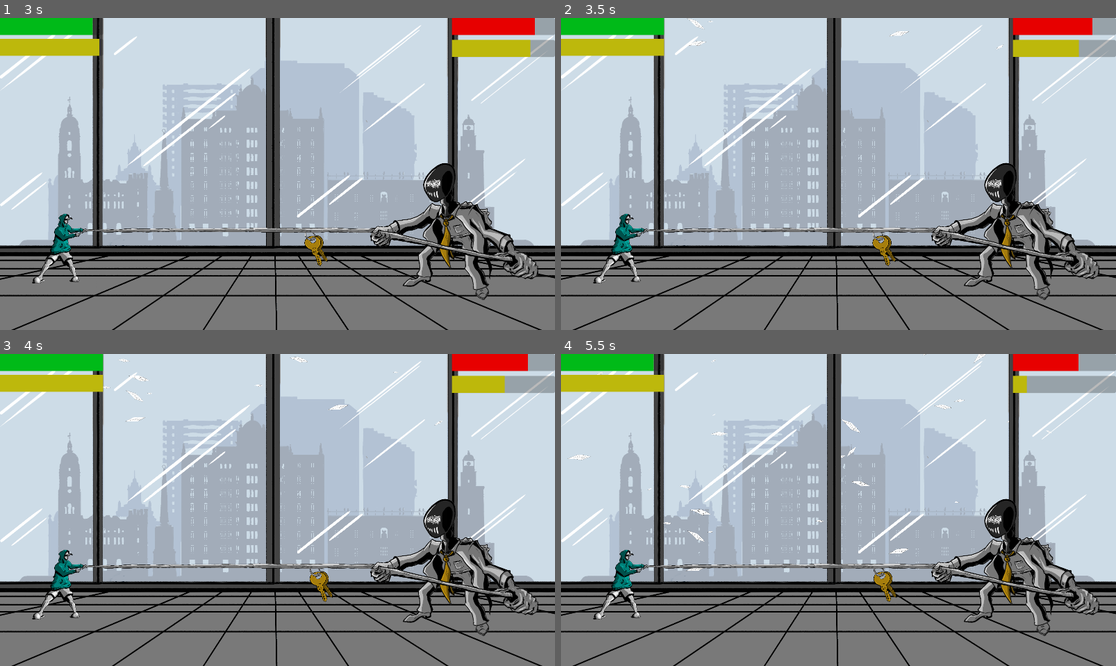
Above: before the commit, frames 1-4 (two rows, left to right).
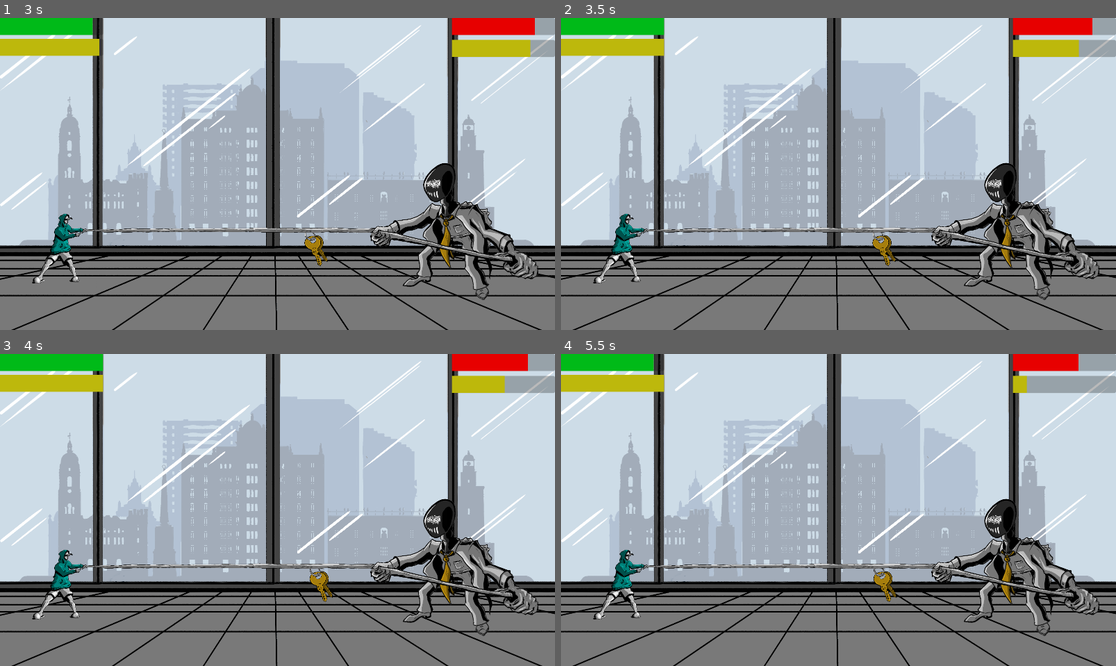
Above: after the commit, the same moments.

Repository: Xiphereal/CivisJam
Game: Godot game, scene res://scenes/intro.tscn
The game is run twice, just before and just after one commit, with the same random seed, the same clock (stepped at 60 frames per second) and the same inputs. Video files are missing from this copy of the repository; at most half a second of black plays in their place.
Inputs (mouse positions are in pixels of both pictures, inside the frame that each line leads up to):
- Up to frame 1 (3 s): move the mouse to (399, 158) at 0.52 s; click (399, 158) at 0.6 s; move the mouse to (166, 189) at 1.27 s; click (166, 189) at 1.35 s; move the mouse to (333, 105) at 2.02 s; click (333, 105) at 2.1 s; move the mouse to (249, 236) at 2.77 s; click (249, 236) at 2.85 s
- Up to frame 2 (3.5 s): no input
- Up to frame 3 (4 s): move the mouse to (444, 556) at 3.52 s; click (444, 556) at 3.6 s
- Up to frame 4 (5.5 s): move the mouse to (672, 463) at 4.27 s; click (672, 463) at 4.35 s; move the mouse to (866, 510) at 5.02 s; click (866, 510) at 5.1 s

Frame 1 is identical in both runs. In frame 2, 0.1% of the frame differs, in the area x 22-80%, y 0-11%; in frame 3, 0.2%; in frame 4, 0.4%, in the area x 1-89%, y 0-70%.

Commit message:
feat: update intro video

Diff:
--- a/scenes/intro.tscn
+++ b/scenes/intro.tscn
@@ -1,14 +1,16 @@
 [gd_scene load_steps=3 format=3 uid="uid://b323c444vabsh"]
 
-[ext_resource type="VideoStream" path="res://art/intro.ogv" id="1_v2chq"]
 [ext_resource type="Script" path="res://scenes/intro.gd" id="2_7niog"]
+
+[sub_resource type="VideoStreamTheora" id="VideoStreamTheora_vlqow"]
+file = "res://art/intro.ogv"
 
 [node name="Intro" type="CanvasLayer"]
 
 [node name="VideoStreamPlayer" type="VideoStreamPlayer" parent="."]
 offset_right = 40.0
 offset_bottom = 40.0
-stream = ExtResource("1_v2chq")
+stream = SubResource("VideoStreamTheora_vlqow")
 autoplay = true
 script = ExtResource("2_7niog")
 
--- a/scenes/main.tscn
+++ b/scenes/main.tscn
@@ -61,7 +61,7 @@
 
 [node name="FallingObjecs" type="GPUParticles2D" parent="Environment"]
 z_index = -1
-position = Vector2(0, -911)
+position = Vector2(-782, -1748)
 amount = 150
 process_material = SubResource("ParticleProcessMaterial_fa1x2")
 texture = ExtResource("2_yu4ut")
Not shown, changed: art/intro.ogv
